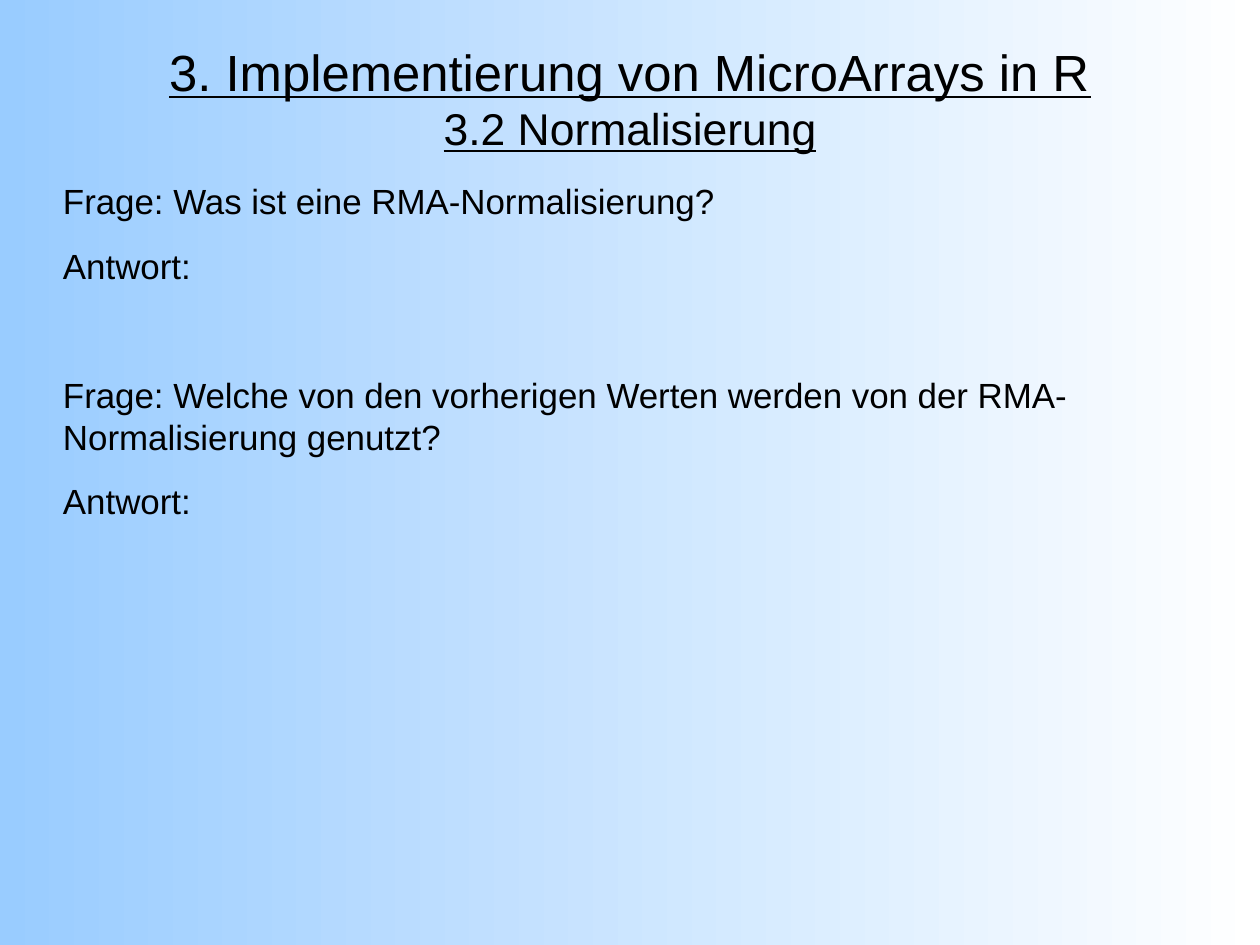
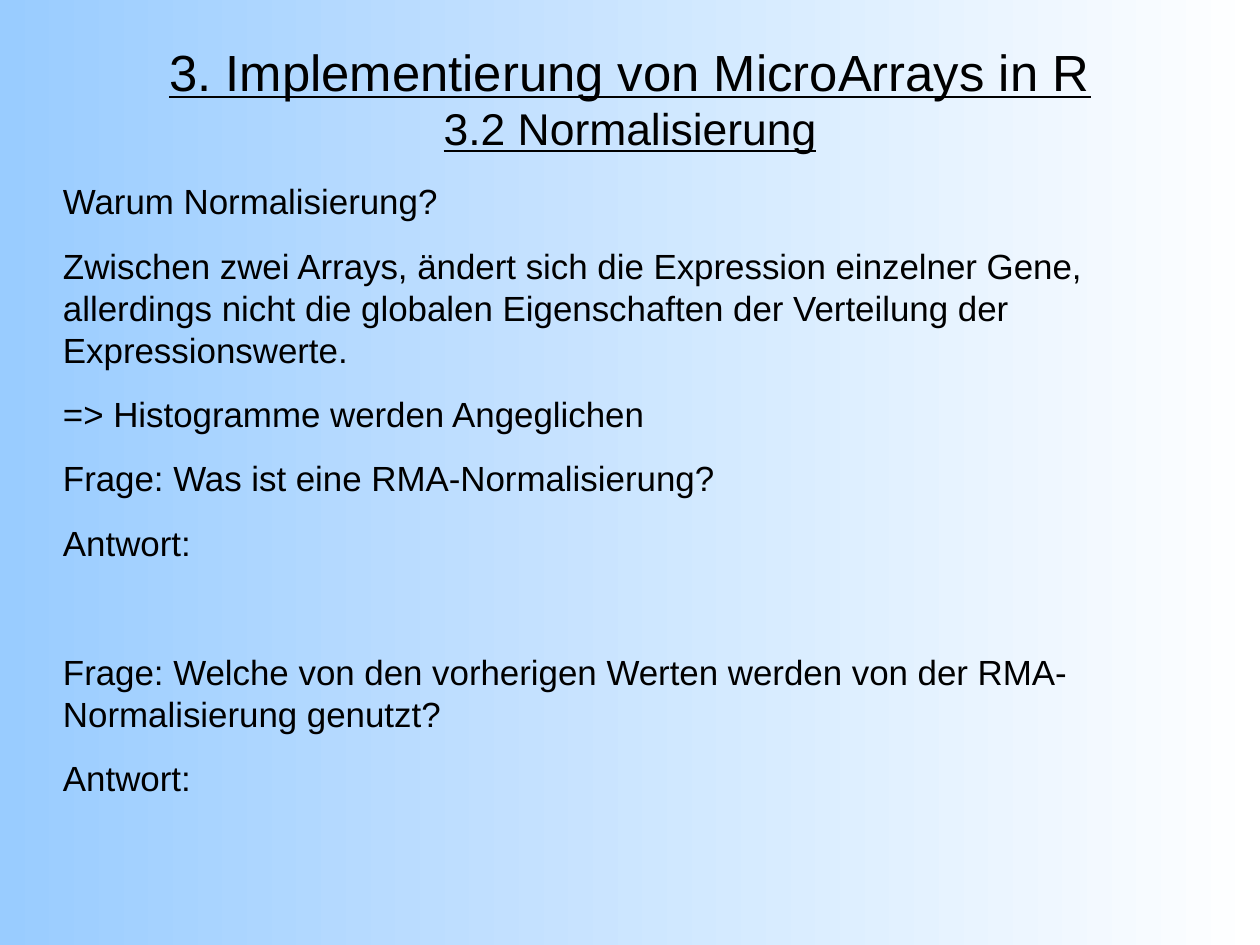
Before and after one commit to emmkey/GenEx, a slide deck: slide 9 of W1 Praesentation.odp. Drawn at 1260x945 pixels with LibreOffice and Linux fonts; fonts in the diff are those of the drawing. Boxes give left, top, right and bottom in pixels: in the first picture for what was removed or moved away, otherwise in the second. Text is boxed around its words. In the diff, an @@ line names an element or a change of style, - is before the commit and + after.

```diff
--- a/W1 Praesentation.odp
+++ b/W1 Praesentation.odp
@@ text at [63,188,1082,434]: paragraphs added @@
+Warum Normalisierung?
+Zwischen zwei Arrays, ändert sich die Expression einzelner Gene, allerdings nicht die globalen Eigenschaften der Verteilung der Expressionswerte.
+=> Histogramme werden Angeglichen
```
Also in this commit, not shown: 1 other slide changed.
